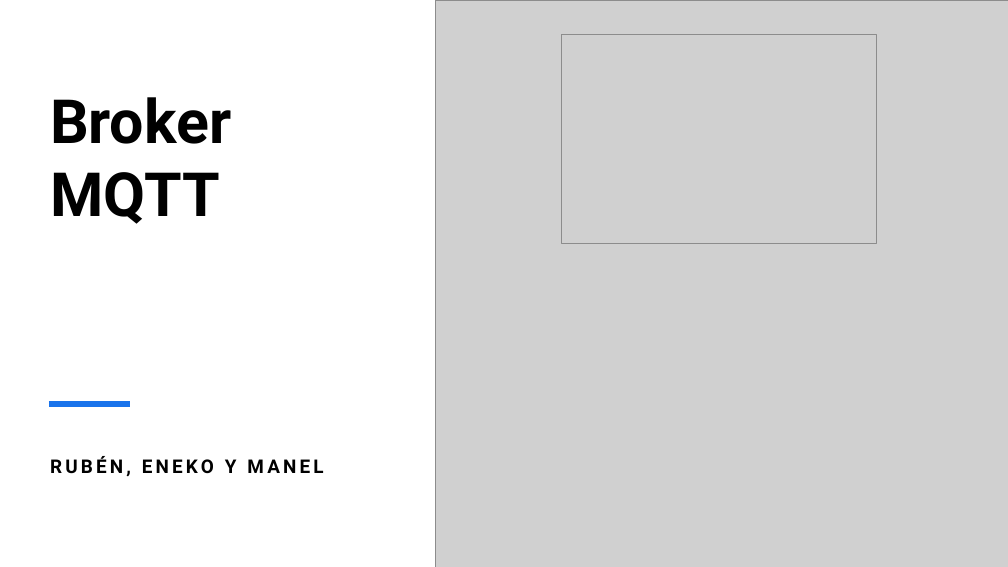
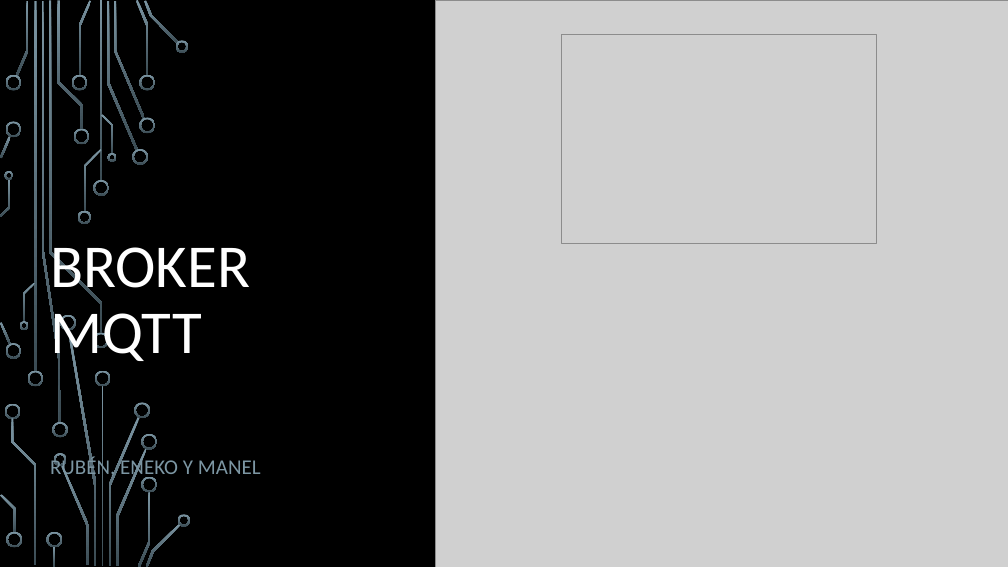
Before and after one commit to ManelDiaz/Reto_Envio, a slide deck: slide 1 of RETO 2 Envío de datos.pptx. Drawn at 1008x567 pixels with LibreOffice and Linux fonts; fonts in the diff are those of the drawing; grey boxes stand for pictures; background and template pictures are left out. Boxes give left, top, right and bottom in pixels: in the first picture for what was removed or moved away, otherwise in the second. Text is boxed around its words. In the diff, an @@ line names an element or a change of style, - is before the commit and + after.

```diff
--- a/RETO 2 Envío de datos.pptx
+++ b/RETO 2 Envío de datos.pptx
@@ background #FFFFFF to picture (left out) @@
@@ title "BROKER MQTT" at [50,236,250,367]: vertical alignment top to bottom @@
@@ title at [50,236,250,367]: text changed; font Roboto to Calibri; text colour #000000 to #FFFFFF; bold off @@
-Broker MQTT
+BROKER MQTT
@@ line removed from (49, 404) to (130, 404) @@
@@ subtitle "RUBÉN, ENEKO Y MANEL" at [50,456,261,480]: size 18 to 20 pt, font Roboto to Calibri, text colour #000000 to #7C96A3, letter spacing 3 to 0 pt, bold off; line spacing 1.3 to 1.2 @@
@@ group added at [0,0,191,567]: 50 freeform shapes, 4 rectangles @@
```
Also in this commit, not shown: 5 other slides changed, 2 slides added, 1 slide removed.
